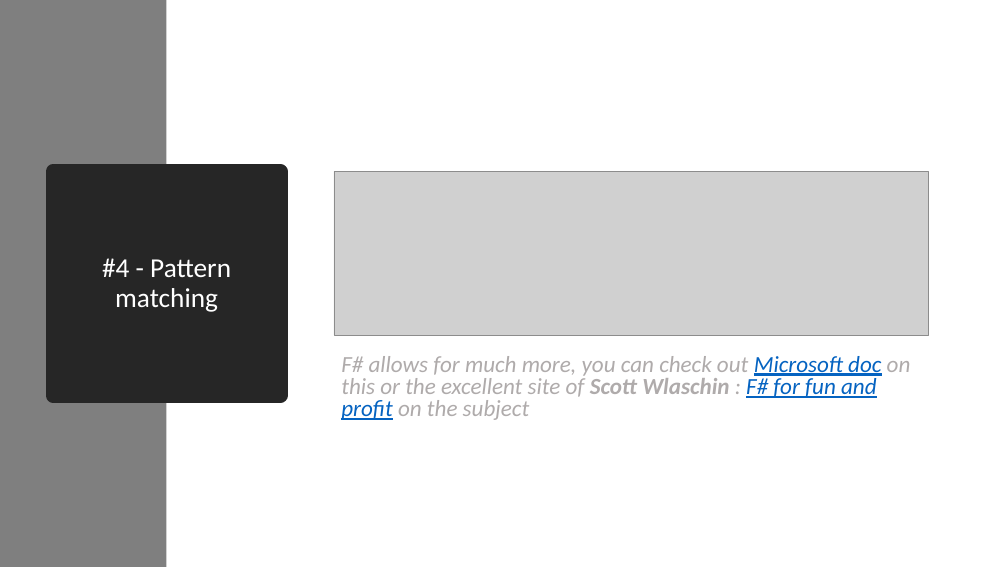
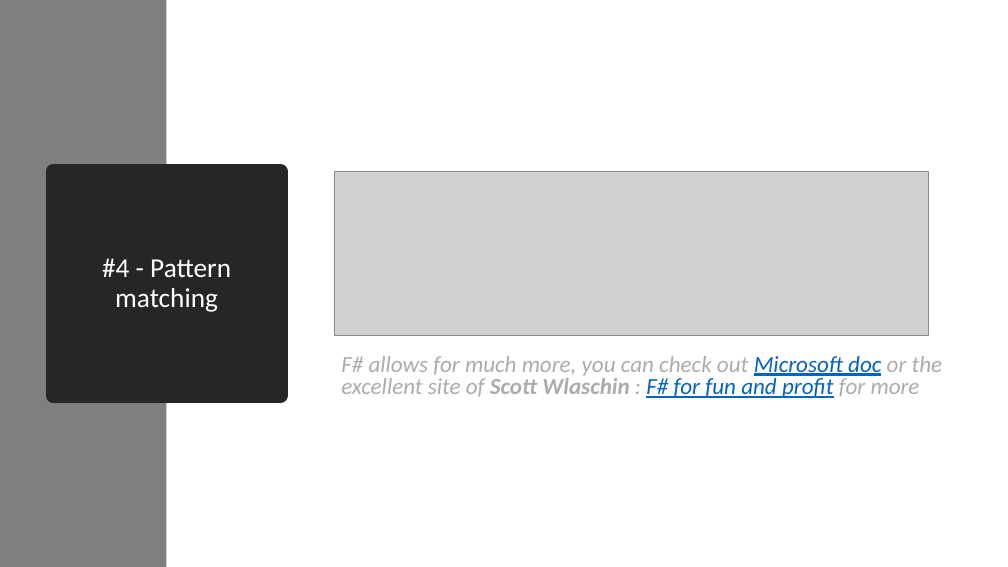
Before and after one commit to essic/prez-why-fsharp, a slide deck: slide 26 of WhyFSharp.pptx (slide 25 before the commit). Drawn at 1008x567 pixels with LibreOffice and Linux fonts; fonts in the diff are those of the drawing; grey boxes stand for pictures. Boxes give left, top, right and bottom in pixels: in the first picture for what was removed or moved away, otherwise in the second. Text is boxed around its words. In the diff, an @@ line names an element or a change of style, - is before the commit and + after.

```diff
--- a/WhyFSharp.pptx
+++ b/WhyFSharp.pptx
@@ text at (341, 356, 943, 398): text changed @@
-F# allows for much more, you can check out Microsoft doc on this or the excellent site of Scott Wlaschin : F# for fun and profit on the subject
+F# allows for much more, you can check out Microsoft doc or the excellent site of Scott Wlaschin : F# for fun and profit for more
```
Also in this commit, not shown: 14 other slides changed, 1 slide added.
